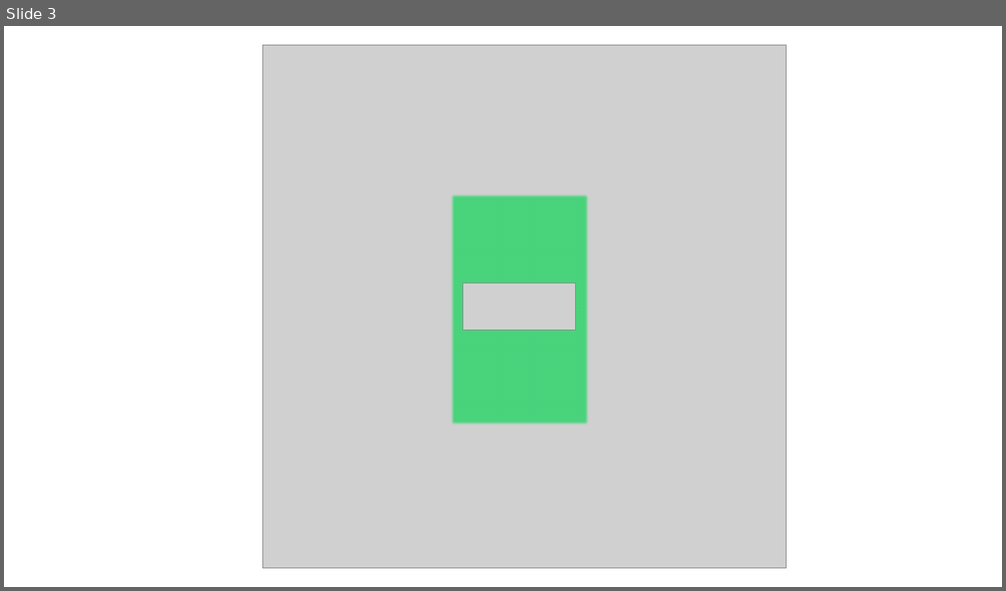
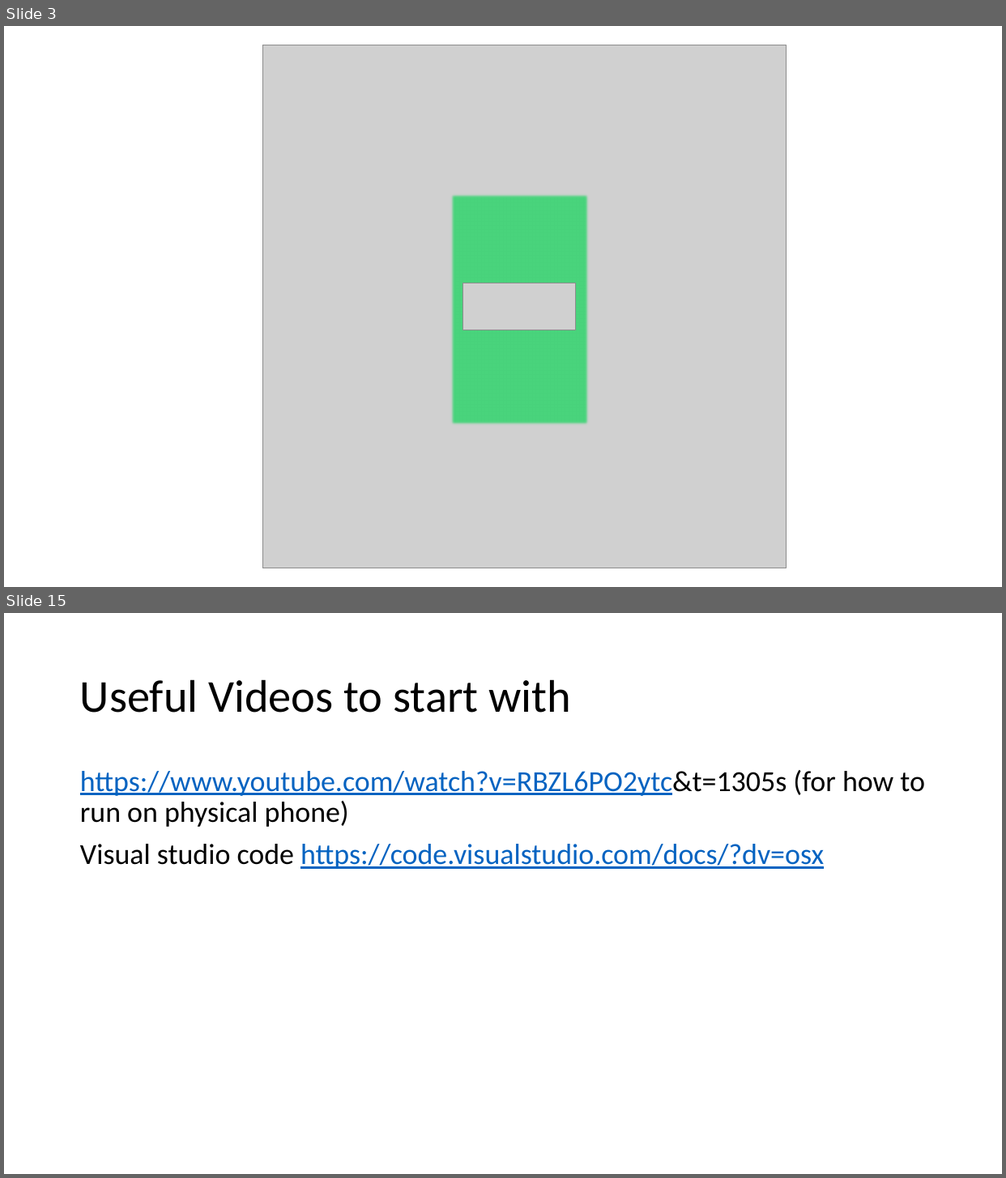
Before and after one commit to skasapis/Lysi_Website, a slide deck: Misc/icons.pptx. Shown one above the other, each under a label of ours: slide 3 before the commit, slides 3 and 15 after it; the slides between them are not shown. The pictures are 1006x591 and 1006x1178 pixels, drawn with LibreOffice and Linux fonts; fonts in the diff are those of the drawing; grey boxes stand for pictures. Boxes give left, top, right and bottom in pixels: in the first picture for what was removed or moved away, otherwise in the second. Text is boxed around its words. In the diff, an @@ line names an element or a change of style, - is before the commit and + after.

```diff
--- a/Misc/icons.pptx
+++ b/Misc/icons.pptx
@@ slide 15 added at (4, 613, 1002, 1174), background #FFFFFF @@
@@ title added at (80, 679, 571, 713), 44 pt, text #000000 @@
+Useful Videos to start with
@@ text added at (80, 770, 925, 869), 28 pt, text #0563C1, underline @@
+https://www.youtube.com/watch?v=RBZL6PO2ytc&t=1305s (for how to run on physical phone)
+Visual studio code https://code.visualstudio.com/docs/?dv=osx
```
Also in this commit, not shown: 13 other slides added, 3 other files.
